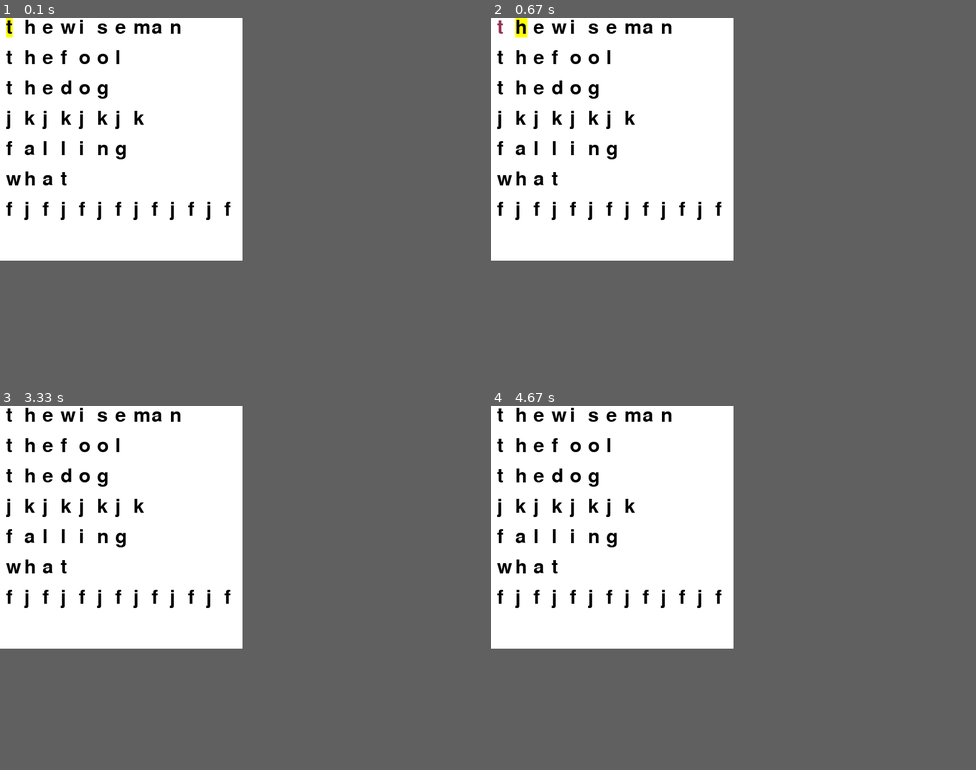
Above: before the commit, frames 1-4 (two rows, left to right).
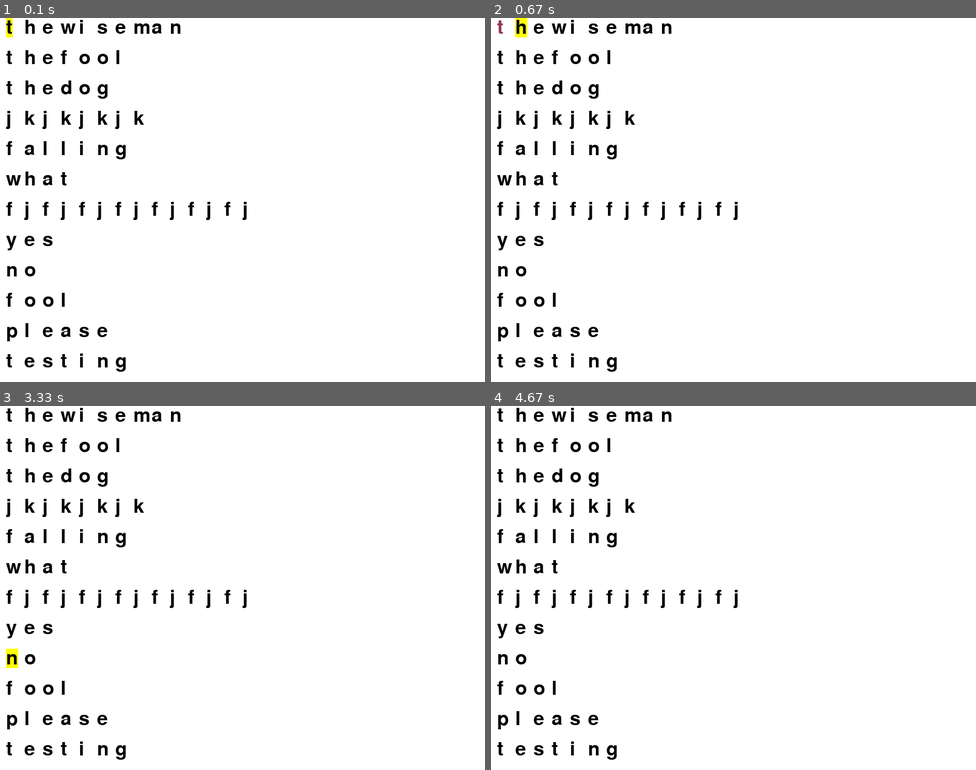
Above: after the commit, the same moments.

Repository: classTheTester/finalProject
Game: pygame game, started from randomShit/fuckyou.py
The game is run twice, just before and just after one commit, with the same random seed, the same clock (stepped at 60 frames per second) and the same inputs.
Inputs:
- Up to frame 1 (0.1 s): no input
- Up to frame 2 (0.67 s): tap Enter at 0.33 s
- Up to frame 3 (3.33 s): hold Backspace 0.67-1.13 s; tap Space at 1.17, 1.57, 1.87, 2.07, 2.4, 2.7, 2.9, 3.2 s
- Up to frame 4 (4.67 s): tap Space at 3.47, 3.8, 4.1, 4.23 s
In our replay, the window is 400x400 before the commit and 800x600 after it. These sizes can differ from the game's own. Grey fills any space a smaller window leaves; there, only what the larger window draws over its background counts as a difference.

The runs differ from the first frame. In frame 1, 0.9% of the frame differs, in the area x 1-51%, y 50-98%; in frame 2, 0.9%; in frame 3, 1.0%; in frame 4, 0.9%.

Commit message:
jkhbvlkhljbv.klnjbnbmj

Diff:
--- a/randomShit/hahahaha.py
+++ b/randomShit/fuckyou.py
@@ -20,8 +20,8 @@
 #  green, blue colour .
 
 # assigning values to X and Y variable
-X = 400
-Y = 400
+X = 800
+Y = 600
 timeList = []
 accuracyList = []
 # create the display surface object
@@ -40,11 +40,12 @@
 # create a text surface object,
 # on which text is drawn on it.
 
-words = ['thewiseman', 'thefool', 'thedog', 'jkjkjkjk', 'falling', 'what', 'fjfjfjfjfjfjfj']
+words = ['thewiseman', 'thefool', 'thedog', 'jkjkjkjk', 'falling', 'what', 'fjfjfjfjfjfjfj', 'yes', 'no','fool', 'please', 'testing']
 listClass = []
 wordsCounter = 0
 gameLoop = True
 scoreLoop = False
+space = 0
 def createClasses(words):
     for i in range(len(words)):
         if i == 0:
@@ -105,19 +106,23 @@
                     wordsCounter -= 1
             elif listClass[wordsCounter].checkCorrect(pygame.key.name(event.key),wrongLetterList, accuracyList, timeList):
                 wordsCounter += 1
-                if wordsCounter != len(words):
-                    listClass[wordsCounter].initiateTime()
-                print(wrongLetterList)
                 if wordsCounter == len(words):
+                    totalTime = sum(timeList)
+                    #if the user presses space, the timer doesn't start so the score would always be zero")
+                    print("your words per minute is", round((60/totalTime)*len(words)))
+                    print("you accuracy is", sum(accuracyList)//len(words), "%")
                     words = [a for a in wrongLetterList if a != ""]
                     if len(words) == 0:
                         print("timeList", timeList, "accuracyList", accuracyList, "wrongLetters", wrongLetterList)
+                        print(totalTime)
                         gameLoop = False
                     else:
                         wordsCounter = 0
                         wrongLetterList.clear()
                         listClass.clear()
                         createClasses(words)
+                else:
+                    listClass[wordsCounter].initiateTime()
 
 
 
--- /dev/null
+++ b/randomShit/testingClassesFuck.py
@@ -0,0 +1,52 @@
+import time
+#testing
+import pygame
+pygame.init()
+green = (0, 255, 0)
+red = (149, 53, 83)
+yellow = (255,255,0)
+black = (0, 0, 0)
+font = pygame.font.Font('freesansbold.ttf', 32)
+
+
+class Words():
+    def __init__(self, word, hello, wordPos):
+        self.time = 0
+        self.accuracy = 0
+        self.word = word
+        self.wordLen = len(str(word))
+        self.letterList = list(word)
+        self.counter = -1
+        self.wordPos = wordPos
+        self.listColour = [black] * self.wordLen
+        self.wrongLetters = ""
+        self.firstTime = 0
+    def backSpace(self):
+        self.listColour[self.counter] = black
+        if self.counter < 0:
+            return True
+        else:
+            self.counter -= 1
+    def initiateTime(self):
+        self.firstTime = time.time()
+
+    def checkCorrect(self, letterPressed, wrongLetterList, accList, timeList):
+        self.counter += 1
+        if self.letterList[self.counter] == letterPressed:
+            self.listColour[self.counter] = green
+        elif self.letterList[self.counter] != letterPressed:
+            self.listColour[self.counter] = red
+            self.wrongLetters += self.letterList[self.counter]
+        if self.counter == self.wordLen-1:
+            secondTime = time.time()
+            self.time = secondTime - self.firstTime
+            self.accuracy = (1-(len(self.wrongLetters)/self.wordLen))*100
+            wrongLetterList.append(self.wrongLetters); accList.append(self.accuracy); timeList.append(self.time)
+            return True
+    def drawWord(self, surface, pointer):
+        for i in range(len(self.word)):
+            if i == self.counter + 1 and pointer:
+                text = font.render(self.letterList[i], True, self.listColour[i], yellow)
+            else:
+                text = font.render(self.letterList[i], True, self.listColour[i])
+            surface.blit(text, (10 +30*i,50*self.wordPos))
